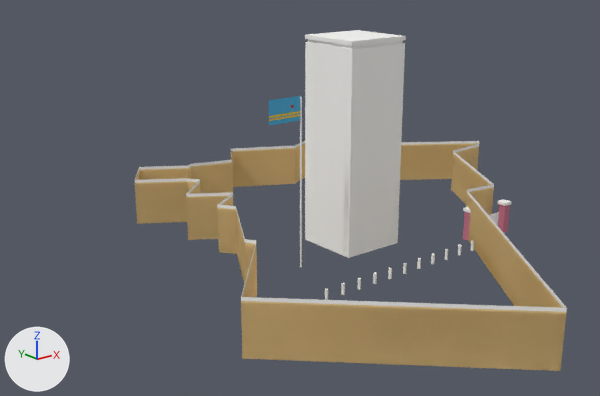
One commit to the glTF model game/models/hero/ora_fort.glb: the scene before it, then after it.
Camera for both pictures: a camera (50 mm lens) standing at (-50.1, -62.1, 27.2) and looking at (-4.6, -5.2, 4.4). The lights are fixed; the arrows at lower left show +X, +Y and +Z. The picture after the commit comes second. Where no turn or scale is listed for an object, it has been applied to the vertices. Vertices at exactly the same position are counted once.

The older version as bpy lines, for what is in view:
```python
me_mesh_0 = bpy.data.meshes.new('Mesh_0')
me_mesh_0.from_pydata(...)  # 286 vertices, 420 faces; spans x -22.2..23.7, y -35.2..12.2, z 0.6..19.2
me_mesh_0.materials.append(mat_paint)
me_mesh_1 = bpy.data.meshes.new('Mesh_1')
me_mesh_1.from_pydata(...)  # 24 vertices, 12 faces; spans x -12.35..1.27, y -11.91..-6.07, z 5.16..16.43
me_mesh_1.materials.append(mat_sign)
me_mesh_2 = bpy.data.meshes.new('Mesh_2')
me_mesh_2.from_pydata(...)  # a 6-sided cylinder along z spanning x -0.14..0.14, y -0.121..0.121, z 0.0..0.9
me_mesh_2.materials.append(mat_paint)
me_mesh_3 = bpy.data.meshes.new('Mesh_3')
me_mesh_3.from_pydata(...)  # 56 vertices, 60 faces; spans x -22.2..23.7, y -35.2..12.2, z 0.6..18.6
me_mesh_3.materials.append(mat_paint)
ob_fortzoutman_lod1 = bpy.data.objects.new('fortzoutman_lod1', me_mesh_3)
ob_fortzoutman_lod1.location = (0.0, 0.0, 0.0)
ob_mesh_0 = bpy.data.objects.new('Mesh_0', me_mesh_0)
ob_mesh_0.location = (0.0, 0.0, 0.0)
ob_mesh_1 = bpy.data.objects.new('Mesh_1', me_mesh_1)
ob_mesh_1.location = (0.0, 0.0, 0.0)
ob_mesh_2 = bpy.data.objects.new('Mesh_2', me_mesh_2)
ob_mesh_2.parent = ob_node_2
ob_mesh_2.location = (-11.85, -17.49, 0.608)
ob_mesh_2_001 = bpy.data.objects.new('Mesh_2.001', me_mesh_2)
ob_mesh_2_001.parent = ob_node_2
ob_mesh_2_001.location = (-10.15, -17.49, 0.608)
ob_mesh_2_002 = bpy.data.objects.new('Mesh_2.002', me_mesh_2)
ob_mesh_2_002.parent = ob_node_2
ob_mesh_2_002.location = (-8.445, -17.49, 0.608)
ob_mesh_2_003 = bpy.data.objects.new('Mesh_2.003', me_mesh_2)
ob_mesh_2_003.parent = ob_node_2
ob_mesh_2_003.location = (-6.745, -17.49, 0.608)
ob_mesh_2_004 = bpy.data.objects.new('Mesh_2.004', me_mesh_2)
ob_mesh_2_004.parent = ob_node_2
ob_mesh_2_004.location = (-5.045, -17.49, 0.608)
```
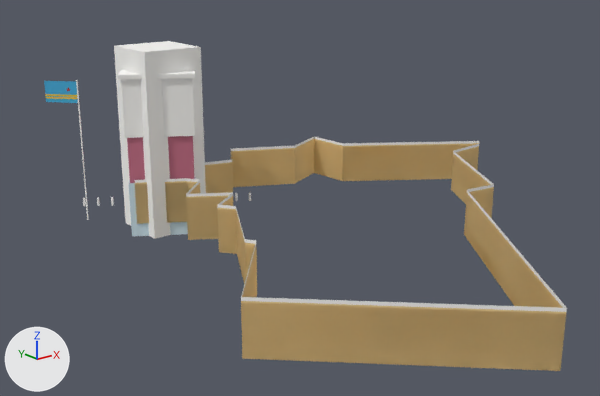
Where the change shows, as pixel boxes (x1, y1, x2, y2) in the pictures (600 x 396 px; the box of a moved part takes in the faces that stretch with it):
'fortzoutman_lod1', reshaped
    before: (135, 42, 566, 371)
    after: (114, 41, 566, 371)
'Mesh_0', reshaped (13% wider, 12% shorter)
    before: (134, 30, 567, 371)
    after: (76, 70, 567, 371)
'Mesh_1', reshaped
    before: (269, 96, 301, 126)
    after: (44, 81, 78, 103)
'Mesh_2.001', moved
    before: (341, 283, 345, 295)
    after: (97, 197, 100, 206)
'Mesh_2.002', moved
    before: (357, 278, 361, 290)
    after: (111, 197, 114, 206)
'Mesh_2', moved
    before: (325, 289, 328, 300)
    after: (83, 198, 86, 207)
'Mesh_2.004', moved (not visible afterwards)
    before: (388, 268, 392, 279)
'Mesh_2.003', moved (not visible afterwards)
    before: (373, 273, 377, 284)
'Mesh_2.006', moved (not visible afterwards)
    before: (417, 258, 421, 269)
part 1 of me_mesh_0, moved or reshaped
    before: (300, 97, 302, 267)
    after: (76, 80, 89, 220)
part 2 of me_mesh_0, deleted (purple)
    before: (463, 199, 512, 240)
part 3 of me_mesh_0, built on
    before: (305, 30, 406, 49)
    after: (118, 70, 196, 236)
part 4 of me_mesh_1, deleted (blue)
    before: (269, 96, 301, 126)
part 5 of me_mesh_1, added (blue)
    after: (44, 81, 78, 103)
part 6 of me_mesh_3, moved or reshaped
    before: (305, 42, 405, 258)
    after: (114, 41, 206, 239)

What the commit changed:
me_mesh_0 is used by ob_mesh_0; location (0.0, 0.0, 0.0).
me_mesh_0 had 286 vertices, 420 faces and spanned x -22.2..23.7, y -35.2..12.2, z 0.6..19.2.
me_mesh_0 now has 270 vertices, 384 faces and spans x -22.2..23.7, y -35.2..15.9, z -0.7..15.1.
me_mesh_0 part 1: the loose piece of 14 vertices spanning x -9.2..-9.1, y -11.1..-10.9, z 0.6..15.1 is moved by (-7.0, 26.6, -1.3).
me_mesh_0 part 2: 17 loose pieces with 136 vertices, spanning x -4.5..11.8, y -16.4..-6.2, z 0.6..9.8, are deleted.
me_mesh_0 part 3: 8 vertices moved from x 1.0..1.4, y -6.3..-6.0, z 0.6..19.2 to x -9.6..-9.5, y 4.3..4.9, z -0.7..15.1; 24 vertices removed from x -4.7..1.4, y -12.0..-6.0, z 0.6..19.2; 144 vertices added at x -15.5..-4.8, y 8.0..15.9, z -0.7..15.1.
Other edits to the shape of me_mesh_0 do not show in these pictures.
me_mesh_1 is used by ob_mesh_1; location (0.0, 0.0, 0.0).
me_mesh_1 had 24 vertices, 12 faces and spanned x -12.35..1.27, y -11.91..-6.07, z 5.16..16.43.
me_mesh_1 now has 12 vertices, 6 faces and spans x -18.48..-6.89, y 10.68..18.08, z 3.42..13.62.
me_mesh_1 part 4: 20 vertices removed from x -12.35..1.27, y -11.91..-6.07, z 13.21..16.43.
me_mesh_1 part 5: 4 vertices added at x -18.48..-16.15, y 15.58..18.08, z 11.47..13.62.
Other edits to the shape of me_mesh_1 do not show in these pictures.
me_mesh_3 is used by ob_fortzoutman_lod1; location (0.0, 0.0, 0.0).
me_mesh_3 had 56 vertices, 60 faces and spanned x -22.2..23.7, y -35.2..12.2, z 0.6..18.6.
me_mesh_3 now has 56 vertices, 60 faces and spans x -22.2..23.7, y -35.2..12.2, z -0.7..17.3.
me_mesh_3 part 6: the loose piece of 8 vertices spanning x -4.6..1.4, y -12.0..-6.0, z 0.6..18.6 is moved by (-9.0, 18.1, -1.3).
Object 'Mesh_2' (ob_mesh_2) moves from (-11.85, -17.49, 0.608) to (-14.49, 19.96, -0.733).
Object 'Mesh_2.001' (ob_mesh_2_001) moves from (-10.15, -17.49, 0.608) to (-13.22, 19.17, -0.733).
Object 'Mesh_2.002' (ob_mesh_2_002) moves from (-8.445, -17.49, 0.608) to (-11.95, 18.38, -0.733).
Object 'Mesh_2.003' (ob_mesh_2_003) moves from (-6.745, -17.49, 0.608) to (-10.67, 17.59, -0.733).
Object 'Mesh_2.004' (ob_mesh_2_004) moves from (-5.045, -17.49, 0.608) to (-9.396, 16.8, -0.733).
Object 'Mesh_2.006' (ob_mesh_2_006) moves from (-1.645, -17.49, 0.608) to (-6.847, 15.22, -0.733).
